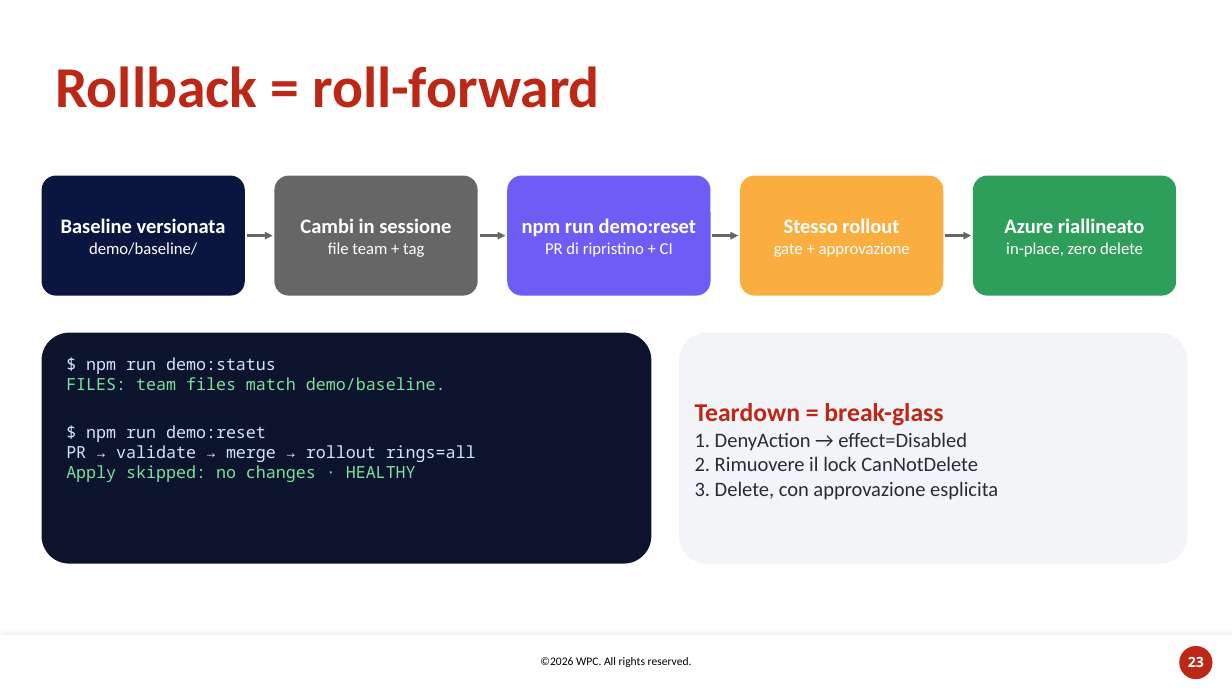
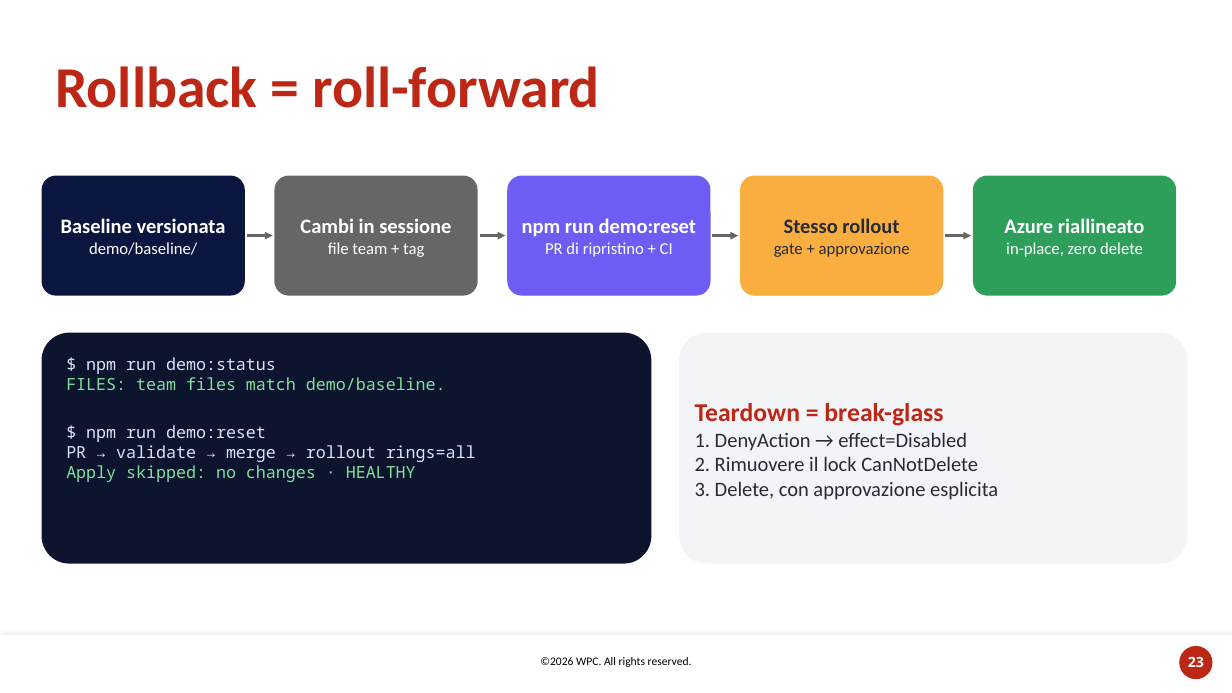
Before and after one commit to carlosacchi/wpc-2026, a slide deck: slide 23 of docs/session/out/WPC2026-Copilot-sotto-controllo.pptx. Drawn at 1232x693 pixels with LibreOffice and Linux fonts; fonts in the diff are those of the drawing; background and template pictures are left out. Boxes give left, top, right and bottom in pixels: in the first picture for what was removed or moved away, otherwise in the second. Text is boxed around its words. In the diff, an @@ line names an element or a change of style, - is before the commit and + after.

```diff
--- a/docs/session/out/WPC2026-Copilot-sotto-controllo.pptx
+++ b/docs/session/out/WPC2026-Copilot-sotto-controllo.pptx
@@ rounded rectangle "Stesso rollout" at <box>740,176,944,296</box>: text colour #FFFFFF to #262B36 @@
```
Also in this commit, not shown: 12 other slides changed, 6 slides added, 5 slides removed, 4 other files.
